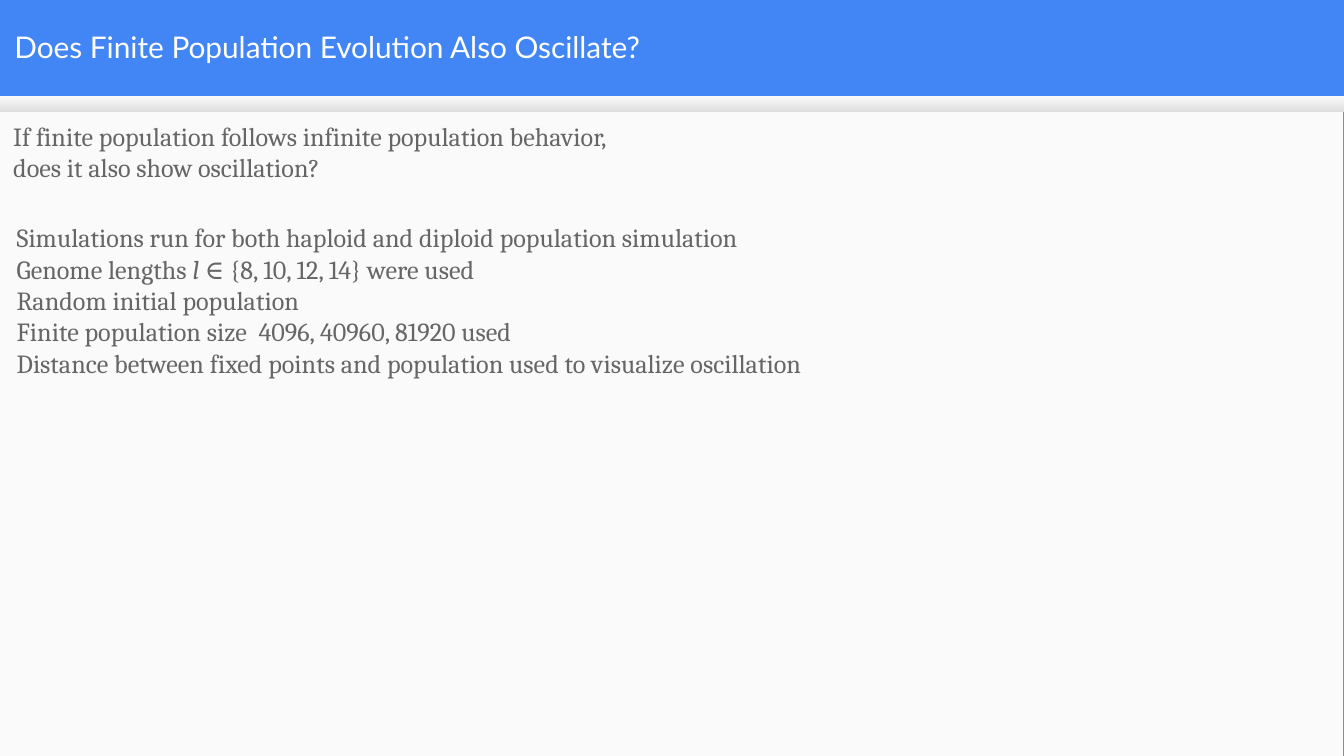
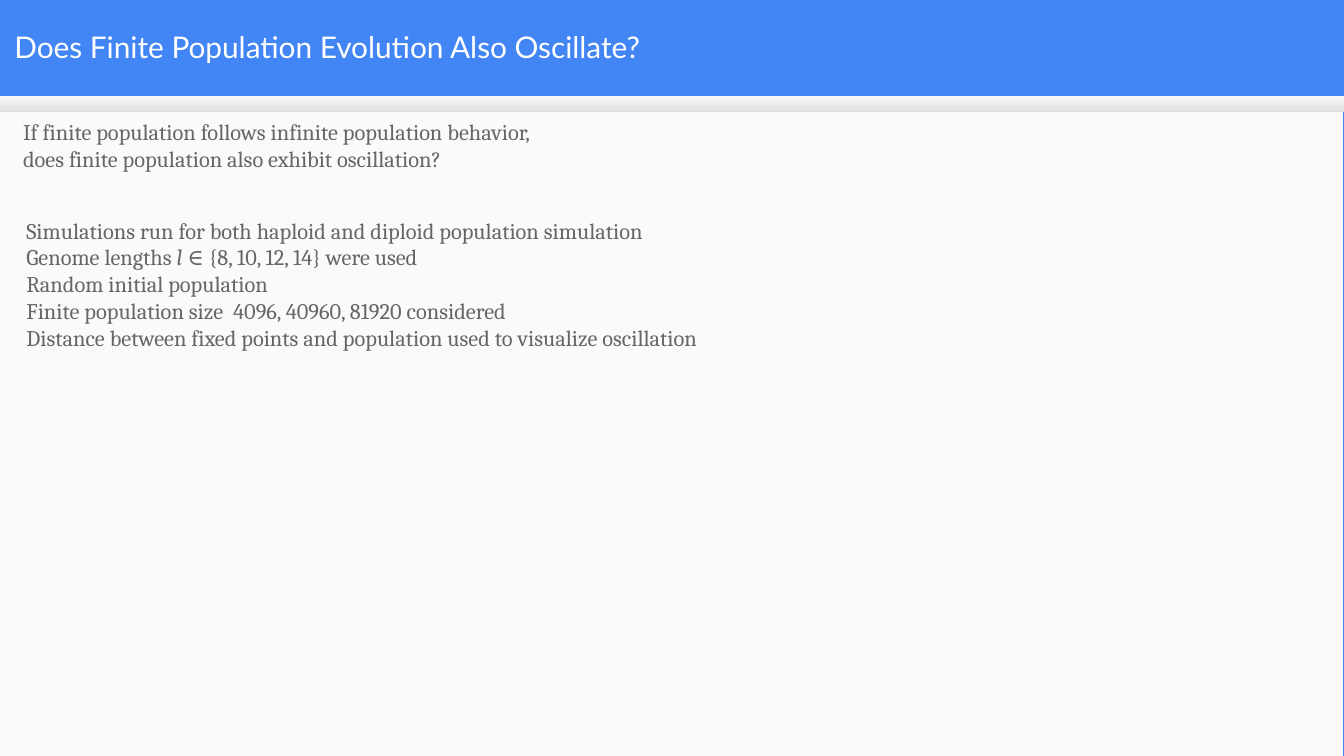
Before and after one commit to mduwalsh/project, a slide deck: slide 24 of thesis_slides_mahendra.odp (slide 23 before the commit). Drawn at 1344x756 pixels with LibreOffice and Linux fonts; fonts in the diff are those of the drawing. Boxes give left, top, right and bottom in pixels: in the first picture for what was removed or moved away, otherwise in the second. Text is boxed around its words. In the diff, an @@ line names an element or a change of style, - is before the commit and + after.

```diff
--- a/thesis_slides_mahendra.odp
+++ b/thesis_slides_mahendra.odp
@@ text "If finite population follows infinite ...": place and size @@
-text "If finite population follows infinite ..." at bbox=[13, 127, 607, 177]
+text "If finite population follows infinite ..." at bbox=[23, 124, 530, 172]
@@ text at bbox=[23, 124, 530, 145]: size 14 to 12 pt in "If finite population follows infinite population behavior," @@
@@ text at bbox=[23, 151, 441, 172]: text changed; size 14 to 12 pt @@
-does it also show oscillation?
+does finite population also exhibit oscillation?
@@ text "Simulations run for both haploid ...": place and size @@
-text "Simulations run for both haploid ..." at bbox=[17, 228, 800, 379]
+text "Simulations run for both haploid ..." at bbox=[26, 223, 696, 351]
@@ text at bbox=[26, 223, 696, 351]: size 14 to 12 pt in "Simulations run for both haploid and diploid ...", "Genome lengths l ∈ {8, 10, 12, ...", "Random initial population", "Distance between fixed points and population used ..." @@
@@ text at bbox=[26, 303, 506, 324]: text changed; size 14 to 12 pt @@
-Finite population size 4096, 40960, 81920 used
+Finite population size 4096, 40960, 81920 considered
```
Also in this commit, not shown: 8 other slides changed, 5 slides added, 2 slides removed.
